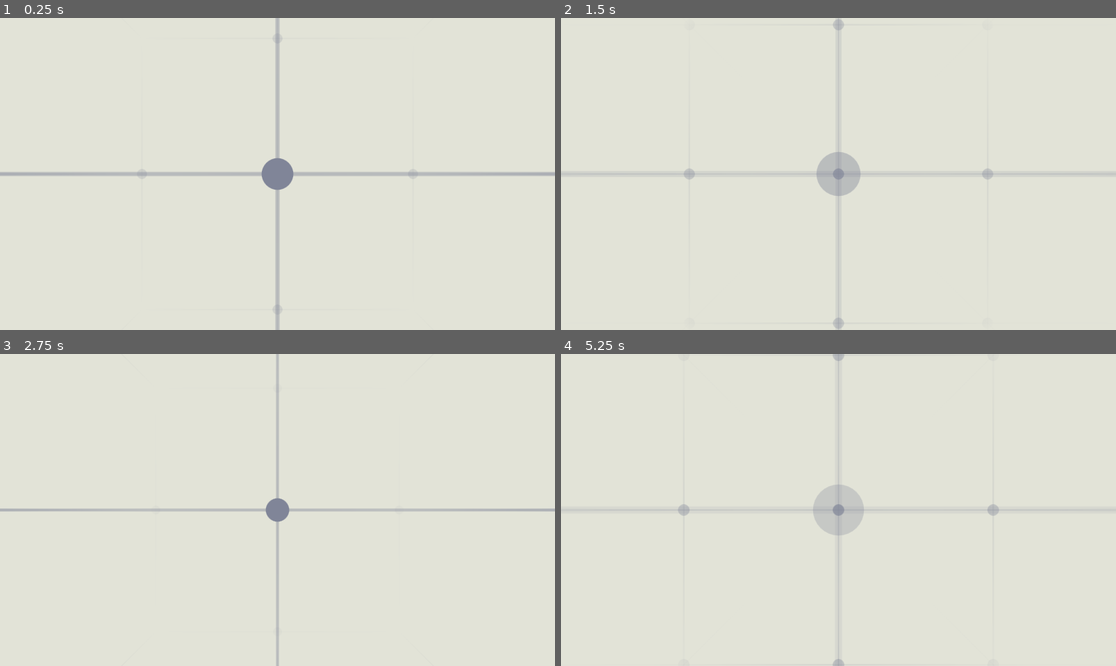
Above: before the commit, frames 1-4 (two rows, left to right).
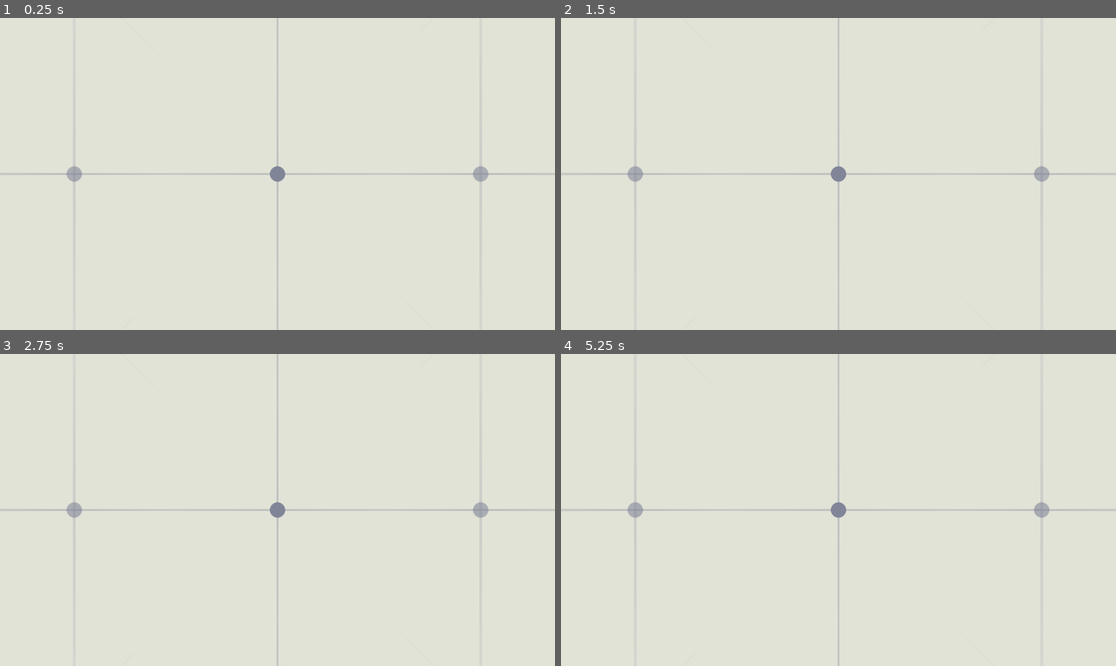
Above: after the commit, the same moments.

Repository: V-Sekai/xr-grid
Game: Godot game, scene res://procedural_3d_grid/scenes/main.tscn
Two runs of this game, one before a commit and one after it. Both use one fixed random seed, a clock stepped at 60 frames per second and the inputs below.
Inputs:
- Up to frame 1 (0.25 s): no input
- Up to frame 2 (1.5 s): no input
- Up to frame 3 (2.75 s): no input
- Up to frame 4 (5.25 s): no input

The runs differ from the first frame. In frame 1, 1.3% of the frame differs, in the area x 0-100%, y 0-100%; in frame 2, 1.1%; in frame 3, 0.4%; in frame 4, 1.4%, in the area x 12-88%, y 0-100%.

Commit message:
Bugfix

Diff:
--- a/procedural_3d_grid/core/follow_test.gd
+++ b/procedural_3d_grid/core/follow_test.gd
@@ -6,4 +6,4 @@
 
 var _world_grab := WorldGrab.new()
 func _process(delta):
-	global_transform = _world_grab.split_blend(get_parent().global_transform, global_transform, 0.8, 0.1, 0.8)
+	global_transform = _world_grab.split_blend(get_parent().global_transform, global_transform, 0.8, .99, 0.8)
--- a/procedural_3d_grid/core/hand.gd
+++ b/procedural_3d_grid/core/hand.gd
@@ -25,7 +25,7 @@
 	var mesh: ArrayMesh = sketch_tool.canvas.get_node("strokes").mesh
 	if is_button_pressed("ax_button"):
 		_save_mesh(mesh)
-	if is_button_pressed("bx_button"):
+	if is_button_pressed("by_button"):
 		_load_mesh(mesh)
 
 func _save_mesh(mesh: ArrayMesh):
--- a/procedural_3d_grid/core/world_grab.gd
+++ b/procedural_3d_grid/core/world_grab.gd
@@ -16,7 +16,7 @@
 
 ## The transform that takes one to the other. Intended for a one handed grab.
 func get_grab_transform(from : Transform3D, to : Transform3D) -> Transform3D:
-	return from.affine_inverse() * to
+	return to * from.affine_inverse()
 
 ## For orbitting around a central point, without scale, like spinning a globe.
 func get_orbit_transform(from_pivot : Vector3, from_b : Vector3, to_pivot : Vector3, to_b : Vector3) -> Transform3D:
@@ -26,18 +26,19 @@
 
 	# Gather information on the shortest rotation
 	var axis : Vector3 = from_b.cross(to_b)
+	if axis == Vector3(): axis = Vector3.RIGHT
 	var angle : float = from_b.angle_to(to_b)
 
 	# Construct the transformation that orbits about the pivot, with no scale!
-	return Transform3D(Basis(axis, angle), to_pivot)
+	return Transform3D().translated(-from_pivot).rotated(axis.normalized(), angle).translated(to_pivot)
 
 ## This is a transformation which takes line (from_a,from_b) to line (to_a,to_b). It is analagous to pinch gesture on a touch screen.
 func get_pinch_transform(from_a : Vector3, from_b : Vector3, to_a : Vector3, to_b : Vector3) -> Transform3D:
-	var delta_scale : float = sqrt(to_b.dot(to_b) / from_b.dot(from_b))
+	var delta_scale : float = sqrt((to_b-to_a).length_squared() / (from_b-from_a).length_squared())
 
 	# Orbit around pivot point a, and scale so that b is fixed in place.
 	# According to symmetry, it is the same as if a and b are swapped.
-	return get_orbit_transform(from_a, from_b, to_a, to_b) * Transform3D(Basis.from_scale(Vector3(1,1,1) * delta_scale))
+	return get_orbit_transform(from_a, from_b, to_a, to_b).translated(-to_a).scaled(Vector3.ONE * delta_scale).translated(to_a)
 
 ## Separable blending of position, rotation and scale. Fine tune smoothing for maximum comfort.
 ## [br]
--- a/procedural_3d_grid/core/xr_pinch.gd
+++ b/procedural_3d_grid/core/xr_pinch.gd
@@ -22,25 +22,31 @@
 
 var _world_grab = WorldGrab.new()
 
+var target_transform: Transform3D = transform
 func _process(_delta: float) -> void:
-	var hand_left_force: float = hand_left.get_float("grip_force")
-	var hand_right_force: float = hand_right.get_float("grip_force")
+	var hand_left_force: float = hand_left.get_float("grip")
+	var hand_right_force: float = hand_right.get_float("grip")
 
 	hand_left_force_decayed = hand_left_force * decay_factor
 	hand_right_force_decayed = hand_right_force * decay_factor
 
-	var target_transform: Transform3D
+	var delta_transform: Transform3D
 	if prev_hand_left_pressed && prev_hand_right_pressed:
-		target_transform = _world_grab.get_pinch_transform(prev_hand_left_transform.origin, prev_hand_right_transform.origin, hand_left.transform.origin, hand_right.transform.origin)
+		delta_transform = _world_grab.get_pinch_transform(prev_hand_left_transform.origin, prev_hand_right_transform.origin, hand_left.transform.origin, hand_right.transform.origin)
 	elif prev_hand_left_pressed:
-		target_transform = _world_grab.get_grab_transform(prev_hand_left_transform, hand_left.transform)
+		delta_transform = _world_grab.get_grab_transform(prev_hand_left_transform, hand_left.transform)
 	elif prev_hand_right_pressed:
-		target_transform = _world_grab.get_grab_transform(prev_hand_right_transform, hand_right.transform)
+		delta_transform = _world_grab.get_grab_transform(prev_hand_right_transform, hand_right.transform)
 	else:
-		target_transform = transform
+		delta_transform = Transform3D()
+
+	transform = target_transform * _world_grab.split_blend(Transform3D(), target_transform.affine_inverse() * transform, .8, .3, .2)
+
+	target_transform = delta_transform * target_transform
 
 	#transform = transform.interpolate_with(target_transform, lerp_factor * smooth_factor)
-	transform = _world_grab.split_blend(target_transform, Transform3D(), 1.0 - _delta * smooth_factor) * transform
+	#transform = _world_grab.split_blend(target_transform, Transform3D()) * transform
+	#transform = target_transform*transform
 
 	prev_hand_left_transform = hand_left.transform
 	prev_hand_right_transform = hand_right.transform
--- a/procedural_3d_grid/scenes/main.tscn
+++ b/procedural_3d_grid/scenes/main.tscn
@@ -9,6 +9,7 @@
 [ext_resource type="Script" path="res://addons/GPUTrail-main/GPUTrail3D.gd" id="6_dqij4"]
 [ext_resource type="Shader" path="res://procedural_3d_grid/core/simple_sketcher/simple_sketch.gdshader" id="6_wgf7r"]
 [ext_resource type="PackedScene" uid="uid://ye52hc0t6bue" path="res://procedural_3d_grid/core/procedural_grid_3d.tscn" id="6_yejl2"]
+[ext_resource type="Script" path="res://procedural_3d_grid/core/follow_test.gd" id="8_uwiqs"]
 [ext_resource type="Shader" path="res://procedural_3d_grid/core/simple_sketcher/simple_sketch_shadow.gdshader" id="10_pydft"]
 [ext_resource type="PackedScene" uid="uid://cccdflexw520e" path="res://procedural_3d_grid/art/sophia/sophia.glb" id="11_6yesq"]
 
@@ -304,6 +305,12 @@
 billboard = true
 _defaults_have_been_set = true
 
+[node name="Node3D" type="Node3D" parent="XROrigin3D/hand_right"]
+script = ExtResource("8_uwiqs")
+
+[node name="sophia" parent="XROrigin3D/hand_right/Node3D" instance=ExtResource("11_6yesq")]
+transform = Transform3D(0.0296712, 0, 0, 0, 0.0296712, 0, 0, 0, 0.0296712, 0, 0, 0)
+
 [node name="canvas" type="Node3D" parent="." node_paths=PackedStringArray("hand_left", "hand_right")]
 transform = Transform3D(1, 0, 0, 0, 1, 0, 0, 0, 1, 0, 0, 1)
 script = ExtResource("4_4qf3o")
Not shown: 1 places in procedural_3d_grid/scenes/main.tscn that only renumber resources
